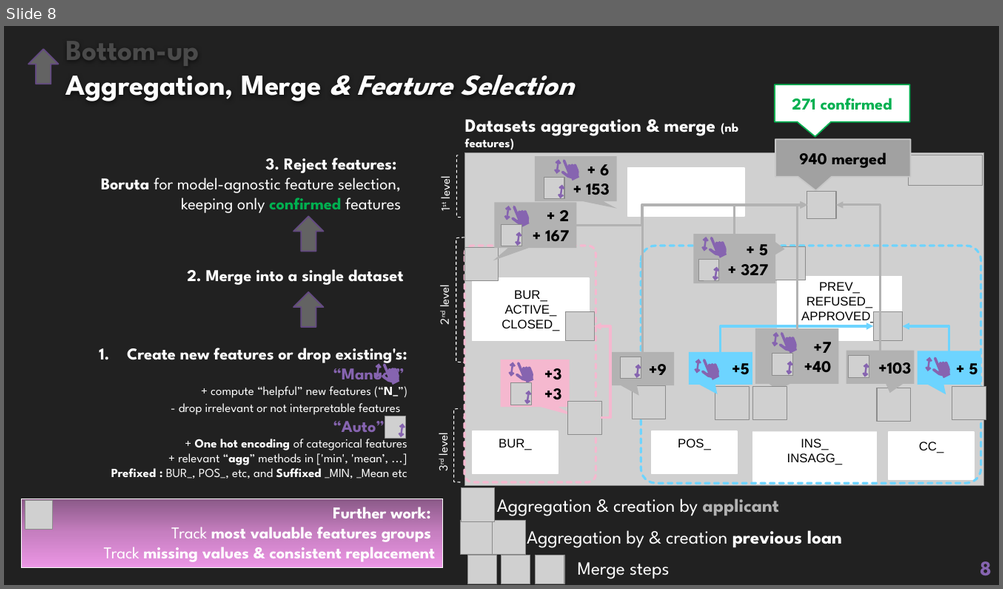
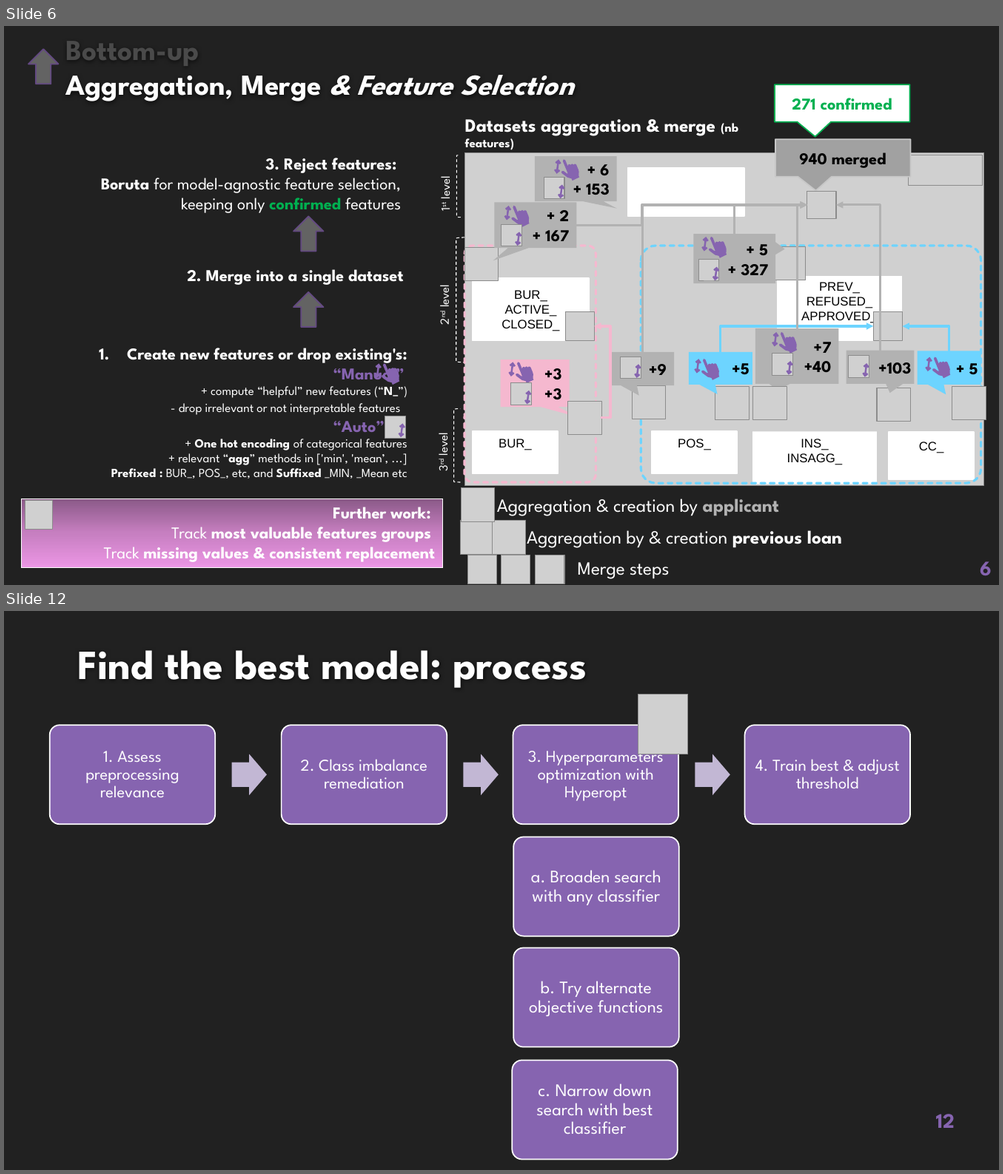
Before and after one commit to EtienneLardeur/P7_Scoring, a slide deck: P7_Support.pptx. Shown one above the other, each under a label of ours: slide 8 before the commit, slides 6 and 12 after it; the slides between them are not shown. The pictures are 1003x589 and 1003x1174 pixels, drawn with LibreOffice and Linux fonts; fonts in the diff are those of the drawing; grey boxes stand for pictures; background and template pictures are left out. Boxes give left, top, right and bottom in pixels: in the first picture for what was removed or moved away, otherwise in the second. Text is boxed around its words. In the diff, an @@ line names an element or a change of style, - is before the commit and + after.

```diff
--- a/P7_Support.pptx
+++ b/P7_Support.pptx
@@ slide 12 added at (4,611,999,1170), background #212121 @@
@@ title added at (77,650,587,688), 40 pt, text #FEFEFE, bold @@
+Find the best model: process
@@ picture added at (638,694,688,754) @@
@@ group added at (50,725,910,824): 4 rounded rectangles, 4 texts, 3 right arrows @@
+1. Assess preprocessing relevance
+2. Class imbalance remediation
+3. Hyperparameters optimization with Hyperopt
+4. Train best & adjust threshold
@@ rounded rectangle added at (514,837,679,937), fill #8664B0, outline #FFFFFF 1.25 pt @@
@@ text added at (531,870,660,906), 17 pt, text #FFFFFF @@
+a. Broaden search with any classifier
@@ rounded rectangle added at (514,948,679,1048), fill #8664B0, outline #FFFFFF 1.25 pt @@
@@ text added at (529,981,663,1017), 17 pt, text #FFFFFF @@
+b. Try alternate objective functions
@@ rounded rectangle added at (512,1061,677,1160), fill #8664B0, outline #FFFFFF 1.25 pt @@
@@ text added at (536,1084,653,1134), 17 pt, text #FFFFFF @@
+c. Narrow down search with best classifier
@@ page number added at (936,1114,954,1128), 20 pt, text #8664B0, bold @@
+12
@@ what was slide 8 is now slide 6 @@
@@ page number at (979,562,991,577): text changed @@
-8
+6
```
Also in this commit, not shown: 13 slides changed, 8 other slides added, 12 slides removed.
